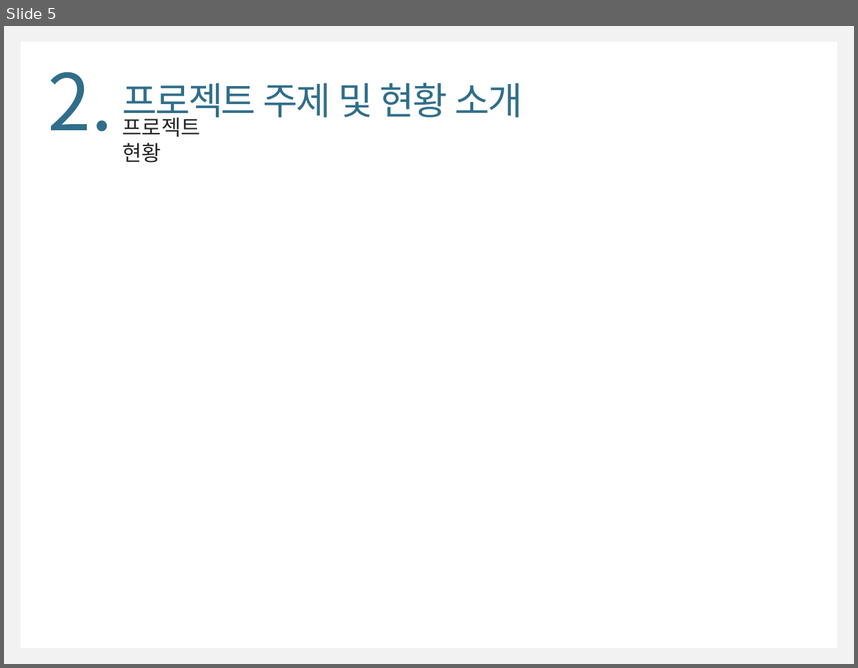
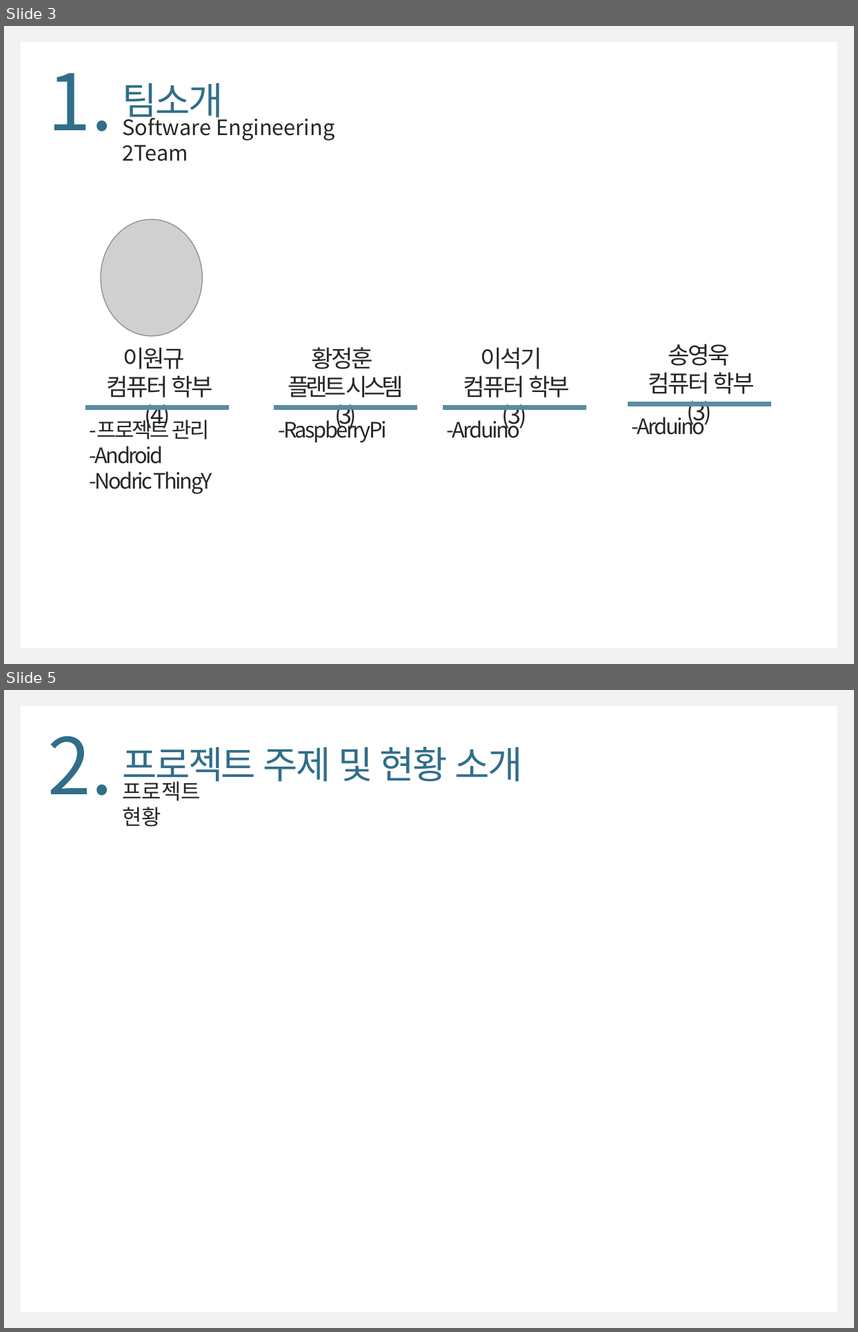
Before and after one commit to WongyuLee/KNU_SoftwareEngineering_2Team, a slide deck: SoftwareEngineering_2Team.pptx. Shown one above the other, each under a label of ours: slide 5 before the commit, slides 3 and 5 after it; the slides between them are not shown. The pictures are 858x668 and 858x1332 pixels, drawn with LibreOffice and Linux fonts; fonts in the diff are those of the drawing; grey boxes stand for pictures. Boxes give left, top, right and bottom in pixels: in the first picture for what was removed or moved away, otherwise in the second. Text is boxed around its words. In the diff, an @@ line names an element or a change of style, - is before the commit and + after.

Commit message:
Add 1,2,3
add Concept figure, Precedent research, Goal

```diff
--- a/SoftwareEngineering_2Team.pptx
+++ b/SoftwareEngineering_2Team.pptx
@@ slide 3 added at (x1=4, y1=26, x2=854, y2=664), background #F2F2F2; not listed: 1 template element that a slide beside it also shows @@
@@ text added at (x1=48, y1=73, x2=113, y2=132), 66 pt, text #306E89 @@
+1.
@@ text added at (x1=122, y1=83, x2=223, y2=124), 32 pt, text #306E89 @@
+팀소개
@@ text added at (x1=122, y1=114, x2=335, y2=161), 18 pt, text #262626 @@
+Software Engineering 2Team
@@ picture added at (x1=101, y1=219, x2=203, y2=335) @@
@@ text added at (x1=106, y1=347, x2=212, y2=430), 20 pt, text #262626 @@
+이원규
+컴퓨터 학부(4)
@@ text added at (x1=288, y1=347, x2=404, y2=397), 20 pt, text #262626 @@
+황정훈
+플랜트 시스템(3)
@@ text added at (x1=464, y1=347, x2=570, y2=430), 20 pt, text #262626 @@
+이석기
+컴퓨터 학부(3)
@@ text added at (x1=648, y1=343, x2=755, y2=427), 20 pt, text #262626 @@
+송영욱
+컴퓨터 학부(3)
@@ rectangle added at (x1=85, y1=405, x2=228, y2=410), fill #578DA0, outline #578DA0 0 pt @@
@@ text added at (x1=90, y1=416, x2=212, y2=494), 18 pt, text #262626 @@
+-프로젝트 관리
+-Android
+-Nodric ThingY
@@ rectangle added at (x1=274, y1=405, x2=417, y2=410), fill #578DA0, outline #578DA0 0 pt @@
@@ text added at (x1=278, y1=416, x2=387, y2=442), 18 pt, text #262626 @@
+-RaspberryPi
@@ rectangle added at (x1=443, y1=405, x2=586, y2=410), fill #578DA0, outline #578DA0 0 pt @@
@@ text added at (x1=446, y1=416, x2=520, y2=438), 18 pt, text #262626 @@
+-Arduino
@@ rectangle added at (x1=628, y1=402, x2=771, y2=406), fill #578DA0, outline #578DA0 0 pt @@
@@ text added at (x1=631, y1=412, x2=705, y2=434), 18 pt, text #262626 @@
+-Arduino
```
Also in this commit, not shown: 7 slides changed, 2 other slides added, 1 slide removed.
